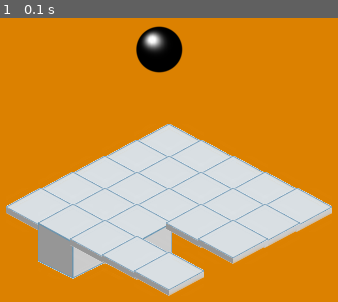
Above: before the commit, frame 1.
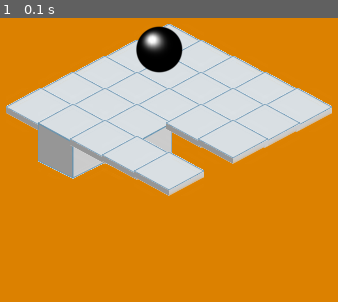
Above: after the commit, the same moment.

Repository: ameliakuang/112TP
Game: pygame game, started from trial/Game.py
Two runs of this game, one before a commit and one after it. Both use one fixed random seed, a clock stepped at 60 frames per second and the inputs below.
Inputs:
- Up to frame 1 (0.1 s): no input

The runs differ from the first frame. In frame 1, 54% of the frame differs, in the area x 1-99%, y 2-98%.

Commit message:
update before trying board

Diff:
--- a/trial/Board.py
+++ b/trial/Board.py
@@ -48,10 +48,10 @@
                 # CITATION: the conversion from cartesian coordinates to isometric coordinates
                 # is from https://opengameart.org/content/cannonball
 
-                # cart_x, cart_y: square map's row and col coordinates
+                # cart_x, cart_y: square map's row and col
                 cart_x = row * self.halfTileWidth
                 cart_y = col * self.halfTileHeight
-                # iso_x, iso_y: isometric map's row and col coordinates
+                # iso_x, iso_y: isometric map's x and y coordinates
                 iso_x = (cart_x - cart_y)
                 iso_y = (cart_x + cart_y)/2
 
@@ -60,7 +60,7 @@
                 # iso_y = ((row+col)*self.halfTileHeight)//2
 
                 centered_x = screen.get_rect().centerx + iso_x
-                centered_y = screen.get_rect().centery + iso_y
+                centered_y = screen.get_rect().centery//2 + iso_y
                 #pygame.draw.rect(screen, (0, 100, 0), (centered_x, centered_y, self.tileWidth, self.tileHeight))
                 screen.blit(tile, (centered_x, centered_y))
         screen.blit(self.playerTile, (300, 100))
--- a/trial/Game.py
+++ b/trial/Game.py
@@ -33,7 +33,7 @@
 
     def redrawAll(self, screen):
         self.board.draw(screen)
-        utility.helloWorld()
+        #utility.helloWorld()
 
 
 game = Game()
--- a/trial/utility.py
+++ b/trial/utility.py
@@ -1,2 +1,5 @@
-def helloWorld():
-    print("hello")
+def mapToIso(row, col):
+    pass
+
+def isoToMap(x, y):
+    pass
Not shown, changed: trial/images/.DS_Store
